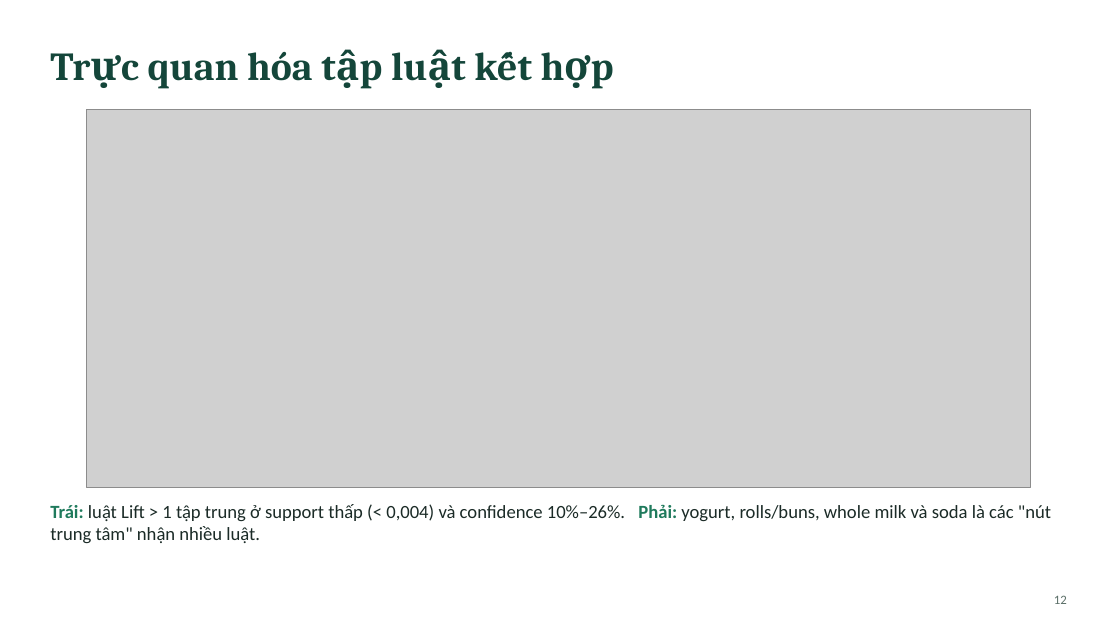
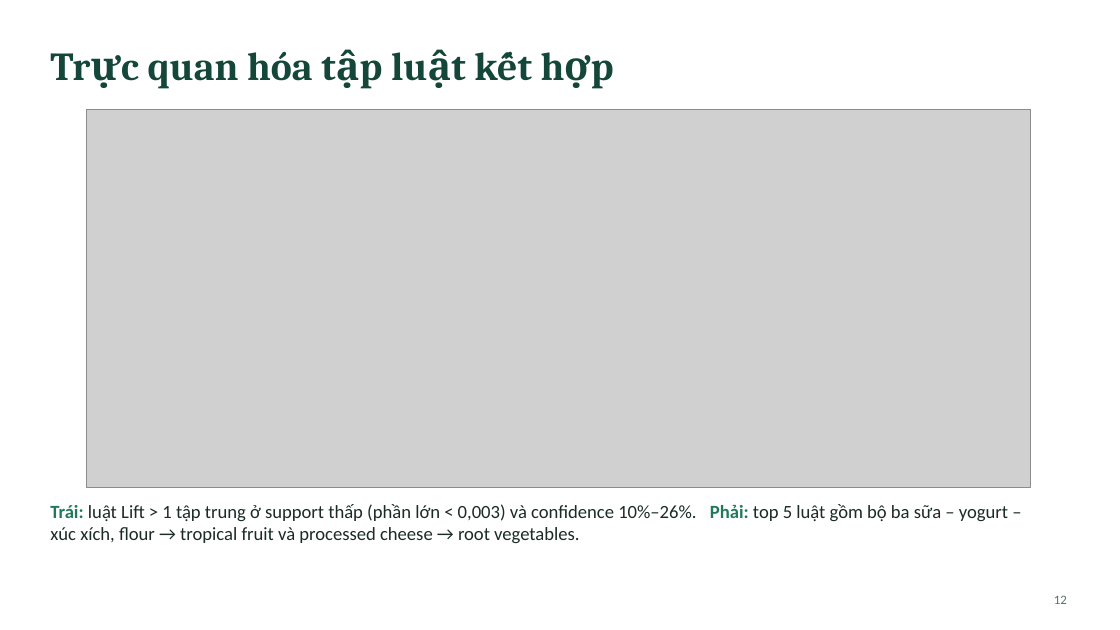
Before and after one commit to dth251/DATA-MINING-PROJECT-01, a slide deck: slide 12 of presentation/BAO_CAO_PROJECT-DATA-MINING.pptx. Drawn at 1120x630 pixels with LibreOffice and Linux fonts; fonts in the diff are those of the drawing; grey boxes stand for pictures. Boxes give left, top, right and bottom in pixels: in the first picture for what was removed or moved away, otherwise in the second. Text is boxed around its words. In the diff, an @@ line names an element or a change of style, - is before the commit and + after.

```diff
--- a/presentation/BAO_CAO_PROJECT-DATA-MINING.pptx
+++ b/presentation/BAO_CAO_PROJECT-DATA-MINING.pptx
@@ text at box(50, 504, 1008, 543): text changed @@
-Trái: luật Lift > 1 tập trung ở support thấp (< 0,004) và confidence 10%–26%. Phải: yogurt, rolls/buns, whole milk và soda là các "nút trung tâm" nhận nhiều luật.
+Trái: luật Lift > 1 tập trung ở support thấp (phần lớn < 0,003) và confidence 10%–26%. Phải: top 5 luật gồm bộ ba sữa – yogurt – xúc xích, flour → tropical fruit và processed cheese → root vegetables.
```
Also in this commit, not shown: 10 other slides changed.
